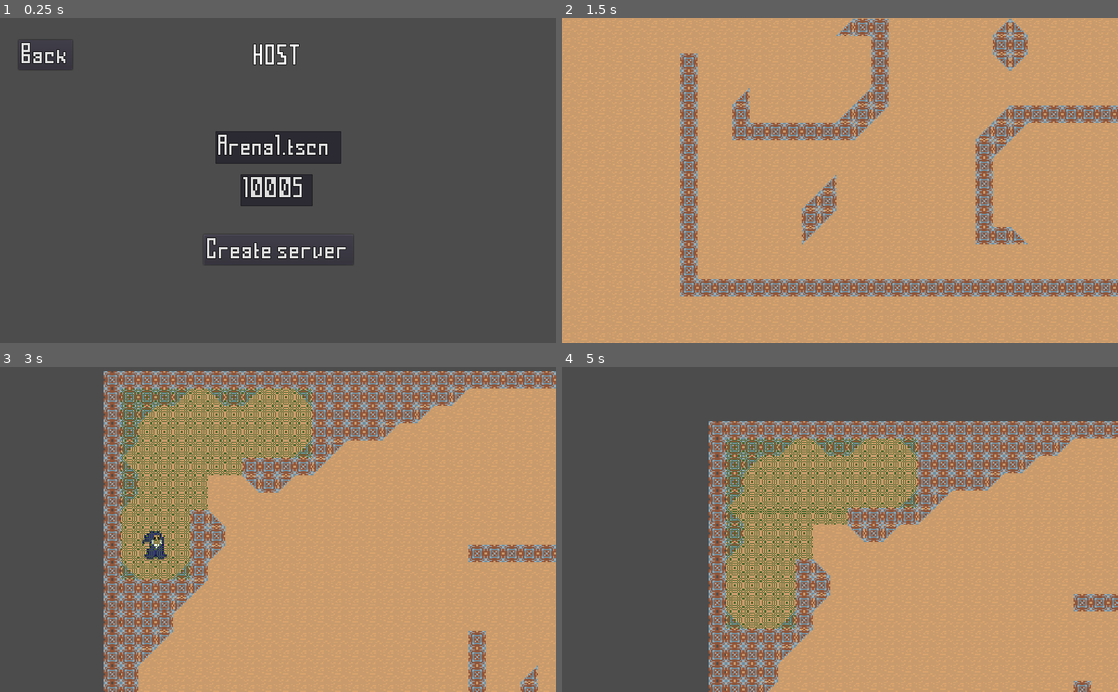
Above: before the commit, frames 1-4 (two rows, left to right).
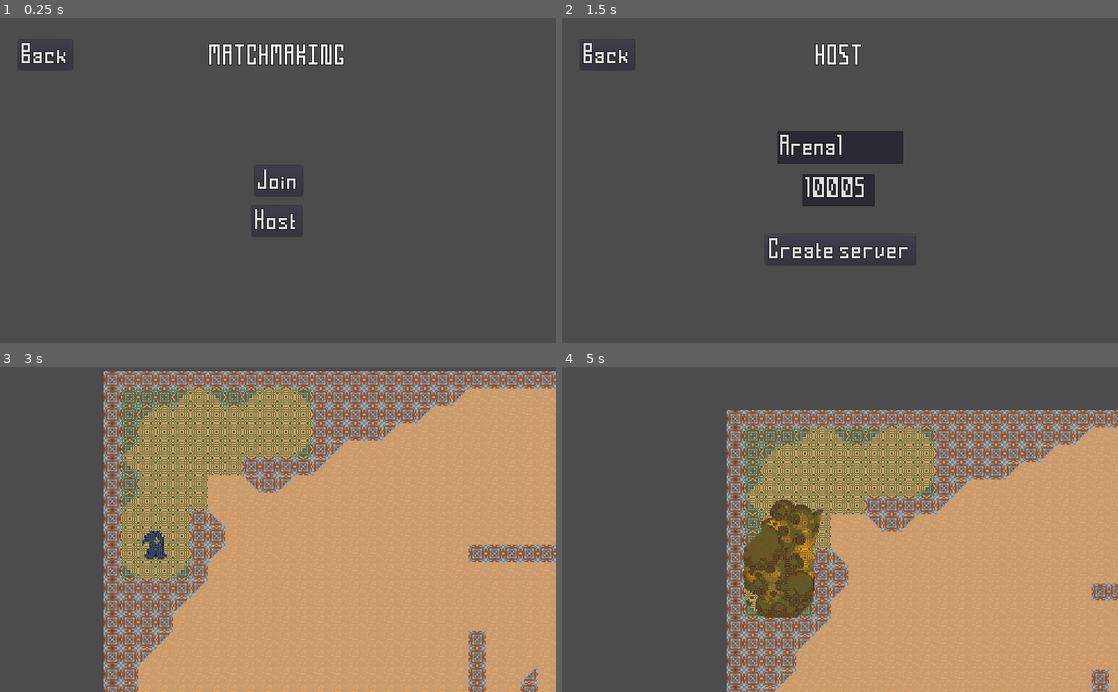
Above: after the commit, the same moments.

Repository: Magorx/olanir-cast
Game: Godot game, scene res://magic/spell_form/area_effect/AreaEffect.tscn
Same seed, same stepped clock (60 frames per second), same inputs: the game is played once before the commit and once after it. This scene is started directly instead of the project's main scene.
Inputs (mouse positions are in pixels of both pictures, inside the frame that each line leads up to):
- Up to frame 1 (0.25 s): no input
- Up to frame 2 (1.5 s): click (840, 248) at 0.5 s, where only the run before the commit has a clickable "Create server"; click (840, 219) at 1.25 s, where only the run after the commit has a clickable "Host"
- Up to frame 3 (3 s): click (278, 597) at 2 s, where only the run after the commit has a clickable "Create server"; tap Enter at 2.75 s; move the mouse to (400, 513) at 2.77 s; press the mouse at (400, 513) at 2.78 s; hold D (move_right) from 2.78 s (still down)
- Up to frame 4 (5 s): move the mouse to (728, 545) at 3.52 s; release D (move_right) at 3.53 s; release the mouse at (728, 545) at 3.53 s; hold S (move_down) 3.53-4.28 s; click (728, 545) at 3.6 s; move the mouse to (895, 458) at 4.27 s; press the mouse at (895, 458) at 4.28 s; hold D (move_right) from 4.28 s (still down)

The runs differ from the first frame. In frame 1, 5.2% of the frame differs, in the area x 36-64%, y 7-77%; in frame 2, 100%, in the area x 0-100%, y 0-100%; in frame 3, less than 0.1%; in frame 4, 25%.

Commit message:
some huge work on multiplayer done

Diff:
--- a/src/actors/creature/Creature.gd
+++ b/src/actors/creature/Creature.gd
@@ -21,20 +21,20 @@
 
 
 func _physics_process(_delta):
-#    print("creat ", self, " ", position, " vel ", velocity)
     var __ = move_and_slide(velocity)
 
 
 func init_states():
     .init_states()
 
-    states["idle"]          = CreatureStateIdle         .new(self, funcref(self, "set_state"))
-    states["move"]          = CreatureStateMove         .new(self, funcref(self, "set_state"))
-    states["move_release"]  = CreatureStateMoveRelease  .new(self, funcref(self, "set_state"))
-    states["move_attack"]   = CreatureStateMoveAttack   .new(self, funcref(self, "set_state"))
-    states["dying"]         = CreatureStateDying        .new(self, funcref(self, "set_state"))
-    states["dead"]          = CreatureStateDead         .new(self, funcref(self, "set_state"))
-    states["spawning"]      = CreatureStateSpawning     .new(self, funcref(self, "set_state"))
+    states["idle"]           = CreatureStateIdle         .new(self, funcref(self, "set_state"))
+    states["move"]           = CreatureStateMove         .new(self, funcref(self, "set_state"))
+    states["move_release"]   = CreatureStateMoveRelease  .new(self, funcref(self, "set_state"))
+    states["move_attack"]    = CreatureStateMoveAttack   .new(self, funcref(self, "set_state"))
+    states["dying"]          = CreatureStateDying        .new(self, funcref(self, "set_state"))
+    states["dead"]           = CreatureStateDead         .new(self, funcref(self, "set_state"))
+    states["spawning"]       = CreatureStateSpawning     .new(self, funcref(self, "set_state"))
+    states["ready_to_spawn"] = CreatureStateReadyToSpawn .new(self, funcref(self, "set_state"))
 
     set_state("idle")
 
--- a/src/actors/creature/states/dead.gd
+++ b/src/actors/creature/states/dead.gd
@@ -32,16 +32,11 @@
 
 
 func next_state():
-    if (timer):
+    if timer:
         timer.queue_free()
         timer = null
 
-    var spawn_area = Game.get_current_level().get_random_spawn_area(unit.team)
-    if not spawn_area:
-        unit.queue_free()
-        return
-
-    spawn_area.spawn_creature(unit)
+    set_state.call_func("ready_to_spawn")
 
 
 func can_proc_input() -> bool:
--- /dev/null
+++ b/src/actors/creature/states/ready_to_spawn.gd
@@ -0,0 +1,44 @@
+extends UnitState
+
+
+class_name CreatureStateReadyToSpawn
+
+
+var timer
+
+
+func _init(unit_, fref_set_state).(unit_, fref_set_state):
+    pass
+
+
+func execute(_delta):
+    var spawn_area = Game.get_current_level().get_random_spawn_area(unit.team)
+    if not spawn_area:
+#        unit.queue_free()
+        return
+
+    spawn_area.spawn_creature(unit)
+
+    set_state.call_func("spawning")
+
+    .execute(_delta)
+
+
+func can_proc_input() -> bool:
+    return false
+
+
+func can_affect_movement() -> bool:
+    return false
+
+
+func can_move() -> bool:
+    return false
+
+
+func can_cast() -> bool:
+    return false
+
+
+func get_cast_level() -> int:
+    return GameInfo.CASTING_LEVEL_DEAD
--- a/src/actors/unit/Unit.gd
+++ b/src/actors/unit/Unit.gd
@@ -21,32 +21,86 @@
 
 var states
 var cur_state: UnitState
+var cur_state_name: String
+
+
+var shared: bool = false
+
+
+# Network =
+
+remote var puppet_position = Vector2(0, 0) setget puppet_position_set
+remote var puppet_velocity = Vector2(0, 0)
+remote var puppet_rotation = 0
+remote var puppet_mouse_position = Vector2(0, 0)
+
+onready var pos_tween = $PuppetPositionTween
+
+# =========
+
+func puppet_position_set(val):
+    puppet_position = val
+
+#    position = puppet_position
+
+    pos_tween.interpolate_property(self, "position", position, puppet_position, 0.1)
+    pos_tween.start()
+
+
+func network_tick_update():
+    if is_network_master():
+        rset("puppet_position", position)
+        rset("puppet_velocity", actual_velocity)
+        rset("puppet_rotation", rotation_degrees)
+        rset("puppet_mouse_position", get_global_mouse_position())
+
 
 func _init():
     init_states()
 
 
-# Called when the node enters the scene tree for the first time.
 func _ready():
     max_velocity *= GameInfo.TILE_SIZE
     $ColorModulator.setup(self)
+
+    var __ = null
+    __ = Network.tickrate_timer.connect("timeout", self, "network_tick_update")
+
+
+func setup(args: Dictionary):
+    position = args["position"]
+    velocity = args["velocity"]
+    rotation_degrees = args["rotation_degrees"]
+
+    set_state(args["state_name"])
+
+
+func get_setup_args() -> Dictionary:
+    var args = {}
+
+    args["position"] = position
+    args["velocity"] = velocity
+    args["rotation_degrees"] = rotation_degrees
+    args["state_name"] = cur_state_name
+
+    return args
 
 
 func _process(delta):
     cur_state.execute(delta)
 
 
-func _physics_process(_delta):
-    actual_velocity = (position - last_tick_position) / _delta
+func _physics_process(delta):
+    actual_velocity = (position - last_tick_position) / delta
     last_tick_position = position
 
     if actual_velocity.length() < GameInfo.MIN_VELOCITY:
         actual_velocity = Vector2(0, 0)
 
-
-func alter_velocity_to(new_velocity):
-    set_velocity(lerp(velocity, new_velocity, GameInfo.SPEED_LERP_COEF))
-
+#    rotation_degrees = lerp_angle(rotation_degrees, puppet_rotation, delta * 8)
+#
+#    if not pos_tween.is_active():
+#        var __ = move_and_slide(puppet_velocity)
 
 func set_velocity(velocity_, force = false):
     if cur_state.can_affect_movement() or force:
@@ -76,7 +130,12 @@
 
 
 func face_towards_mouse():
-    var to_mouse = get_global_mouse_position() - position
+    var to_mouse = Vector2(1, 0)
+    if is_network_master():
+        to_mouse = get_global_mouse_position() - position
+    else:
+        to_mouse = puppet_mouse_position - position
+
     face_towards(to_mouse)
 
 
@@ -86,7 +145,7 @@
 
 # States
 
-func set_state(name):
+remote func set_state(name):
     var state = get_state(name)
     if not state:
         return
@@ -95,9 +154,13 @@
         cur_state.deactivate()
 
     cur_state = state
+    cur_state_name = name
     cur_state.activate()
 
-    print("new active state is [", name, "]")
+    if shared and is_network_master():
+        rpc("set_state", name)
+
+#    print("new active state is [", name, "]")
 
 
 func init_states():
--- a/src/actors/unit/Unit.tscn
+++ b/src/actors/unit/Unit.tscn
@@ -16,3 +16,5 @@
 [node name="AnimatedSprite" type="AnimatedSprite" parent="."]
 
 [node name="ColorModulator" parent="." instance=ExtResource( 1 )]
+
+[node name="PuppetPositionTween" type="Tween" parent="."]
--- a/src/base_scenes/level/Level.gd
+++ b/src/base_scenes/level/Level.gd
@@ -4,11 +4,17 @@
 class_name Level
 
 
-var pk_controller = preload("res://utils/controller/Controller.tscn")
+export var in_game_name: String
+export var team_count: int = 2
+
+
+var teams = []
 
 
 func _ready():
-    pass # Replace with function body.
+    team_count += 1
+    for __ in range(team_count):
+        teams.append([])
 
 
 func add_spawn_area(area_node):
@@ -21,7 +27,6 @@
 func get_spawn_areas(team):
     var ret = []
     for area in $SpawnAreas.get_children():
-        print(area, " ", area.team)
         if area.team == team:
             ret.append(area)
 
@@ -37,17 +42,28 @@
     return areas[rnd]
 
 
-func add_controlled_creature(pk_creature, team=0):
-    var creature = pk_creature.instance()
-    creature.team = team
+func team_autochoice():
+    var team = 1
+    var min_team_size = 1000
 
-    var controller = pk_controller.instance()
+    for i in range(1, team_count):
+        if teams[i].size() < min_team_size:
+            min_team_size = teams[i].size()
+            team = i
 
-    controller.set_controlled(creature)
+    return team
+
+
+func add_creature(creature, team=0):
+    if team >= 0:
+        creature.team = team
+    else:
+        if team == GameInfo.TEAM_AUTOCHOICE:
+            creature.team = team_autochoice()
+
+    teams[creature.team].append(creature)
 
     $Creatures.add_child(creature)
-    $Controllers.add_child(controller)
+    creature.set_state("ready_to_spawn")
 
-    creature.set_state("dead")
-
-    return controller
+    return creature
--- a/src/base_scenes/level/spawn_area/SpawnArea.gd
+++ b/src/base_scenes/level/spawn_area/SpawnArea.gd
@@ -21,8 +21,6 @@
 
 func spawn_creature_final(point, creature: Creature):
     creature.position = point
-    print("point = ", point)
-    creature.set_state("spawning")
 
 
 func spawn_creature(creature):
--- a/src/collection/levels/Arena1.tscn
+++ b/src/collection/levels/Arena1.tscn
@@ -16,6 +16,7 @@
 extents = Vector2( 111, 64.5 )
 
 [node name="Arena1" instance=ExtResource( 1 )]
+in_game_name = "Arena1"
 
 [node name="Back" parent="Tilemaps" index="0"]
 scale = Vector2( 2, 2 )
--- a/src/globals/Game.gd
+++ b/src/globals/Game.gd
@@ -1,4 +1,7 @@
 extends Node
+
+
+signal level_loaded
 
 
 var AVAILABLE_LIGHTNING_Z_INDEX = []
@@ -14,6 +17,9 @@
 func _ready():
     for i in range(GameInfo.MIN_LIGHTNING_Z_INDEX, GameInfo.MAX_LIGHTNING_Z_INDEX):
         AVAILABLE_LIGHTNING_Z_INDEX.append(i)
+
+    current_controller = load("res://utils/controller/Controller.tscn").instance()
+    add_child(current_controller)
 
 
 func get_lightning_z_index():
@@ -37,7 +43,18 @@
     return current_level
 
 
-func load_level(level) -> Level:
+func load_level(name, to_add_extension=true):
+    name = "res://collection/levels/" + name
+    if to_add_extension:
+        name += GameInfo.LEVEL_EXTENSION
+
+    var pk_level = load(name)
+    var __ = set_level(pk_level)
+
+    emit_signal("level_loaded")
+
+
+func set_level(level) -> Level:
     unload_current_level()
 
     if not level:
@@ -54,15 +71,19 @@
     if not current_level:
         return
 
+    current_controller.clear_controlled()
+
     current_level.queue_free()
     current_level = null
 
 
-func add_local_player(team=1):
-    if not current_level:
-        printerr("add_local_player is called when there is no loaded level")
+func set_local_player(player):
+    if not current_controller:
+        printerr("Can't set local player: controller is null")
+        return
 
-    current_controller = current_level.add_controlled_creature(pk_wizard, team)
+    current_controller.set_controlled(player)
+    current_controller.activate()
 
 
 func get_current_controller() -> Controller:
--- a/src/globals/GameInfo.gd
+++ b/src/globals/GameInfo.gd
@@ -24,5 +24,16 @@
 const MAX_SPAWN_ATTEMPTS = 20
 
 
+const TEAM_AUTOCHOICE = -1
+
+
+const LEVEL_EXTENSION = ".tscn"
+
+
+const CREATURES = {
+    "wizard" : preload("res://wizard.tscn")
+   }
+
+
 func _ready():
     pass
--- a/src/globals/Interface.gd
+++ b/src/globals/Interface.gd
@@ -17,7 +17,7 @@
 
 
 func _ready():
-    switch_to("matchmaking_host")
+    switch_to("matchmaking")
 
 
 
--- a/src/globals/Network.gd
+++ b/src/globals/Network.gd
@@ -5,5 +5,166 @@
 const MAX_CLIENTS = 10
 
 
+var server = null
+var client = null
+
+
+var tickrate_timer: Timer = null
+
+
+var unique_runtime_suffix_cnt = 1
+
+
+class SharedNode extends Node:
+    var scene_path: String
+    var node: Node
+    var suffix: String
+    var network_id: int
+    var parent_path: String
+    var setup_args: Dictionary
+
+    var shared: bool = false
+
+    func _init(scene_path_, parent: Node = null, setup_args_: Dictionary = {}):
+        scene_path = scene_path_
+        suffix = Network.unique_suffix()
+        parent_path = parent.get_path()
+        network_id = Network.get_id()
+        setup_args = setup_args_
+
+        node = Network.unique_instance(scene_path, suffix, network_id, parent_path, setup_args)
+
+    func share():
+        if shared:
+            printerr("Tried to share object [", self, "], but it is already shared")
+            return
+
+        if node.has_method("get_setup_args"):
+            setup_args = node.get_setup_args()
+
+        shared = true
+        Network.rpc("unique_instance", scene_path, suffix, network_id, parent_path, setup_args)
+#        Network.get_tree().root.get_node(parent_path).add_child(node)
+        if "shared" in node:
+            node.shared = true
+
+
+func get_id():
+    return get_tree().get_network_unique_id()
+
+
+func unique_suffix():
+    var ret = str(get_tree().get_network_unique_id()) + str(unique_runtime_suffix_cnt)
+    unique_runtime_suffix_cnt += 1
+    return ret
+
+
+func shared_unique_instance(pk_obj, parent: Node = null, setup_args: Dictionary = {}):
+    var suffix = unique_suffix()
+    var parent_path = parent.get_path()
+    var master_id = get_tree().get_network_unique_id()
+
+    rpc("unique_instance", pk_obj, suffix, master_id, parent_path, setup_args)
+    return unique_instance(pk_obj, suffix, master_id, parent_path, setup_args)
+
+
+remote func unique_instance(pk_obj, suffix, id, parent_path=null, setup_args: Dictionary = {}):
+    var obj = load(pk_obj).instance()
+    obj.name += suffix
+    obj.set_network_master(id)
+
+    if parent_path:
+        get_tree().root.get_node(parent_path).add_child(obj)
+
+    if setup_args:
+        obj.setup(setup_args)
+
+    return obj
+
+
 func _ready():
-    pass
+    var __ = null
+    __ = get_tree().connect("connected_to_server", self, "_connected_to_server")
+    __ = get_tree().connect("server_disconnected", self, "_server_disconnected")
+    __ = get_tree().connect("connection_failed", self, "_connection_failed")
+
+    __ = get_tree().connect("network_peer_connected", self, "_network_peer_connected")
+    __ = get_tree().connect("network_peer_disconnected", self, "_network_peer_disconnected")
+
+    tickrate_timer = Timer.new()
+    tickrate_timer.wait_time = 0.03
+    add_child(tickrate_timer)
+    tickrate_timer.start()
+
+
+func create_server(port=null):
+    if not port:
+        port = DEFAULT_PORT
+
+
+    server = NetworkedMultiplayerENet.new()
+    server.create_server(port, MAX_CLIENTS)
+    get_tree().set_network_peer(server)
+
+
+func join_server(ip, port=null):
+    if not port:
+        port = DEFAULT_PORT
+
+    client = NetworkedMultiplayerENet.new()
+    client.create_client(ip, port)
+    get_tree().set_network_peer(client)
+
+
+func _connected_to_server():
+    print("Connected to the server")
+
+
+func _server_disconnected():
+    print("Disconnected from the server")
+
+    Game.unload_current_level()
+
+
+func _connection_failed():
+    print("Connection failed")
+
+
+func _network_peer_connected(id):
+    print("Peer [" + str(id) + "] connected")
+
+    if get_tree().is_network_server():
+        register_player(id)
+        return
+
+    yield(Game, "level_loaded")
+    var _player = instance_player(id)
+
+    Game.set_local_player(Network.instance_player(get_tree().get_network_unique_id()))
+
+
+func register_player(id):
+    rpc_id(id, "load_level", Game.get_current_level().in_game_name)
+    var __ = instance_player(id)
+
+
+func _network_peer_disconnected(id):
+    print("Peer [" + str(id) + "] disconnected")
+
+
+func instance_player(id) -> Creature:
+    var level = Game.get_current_level()
+
+    var creature = GameInfo.CREATURES["wizard"].instance()
+    creature.name += str(id)
+
+    var player = level.add_creature(creature, 1)
+#    var player = level.add_creature(creature, GameInfo.TEAM_AUTOCHOICE)
+    player.set_network_master(id)
+    player.shared = true
+
+    return player
+
+
+remote func load_level(name):
+    Game.load_level(name)
--- a/src/magic/rune/collection/rune_spawn_projectile.gd
+++ b/src/magic/rune/collection/rune_spawn_projectile.gd
@@ -4,7 +4,7 @@
 class_name RuneSpawnProjectile
 
 
-var projectile_type
+var projectile_type: String
 var proj: Projectile
 
 
@@ -21,14 +21,16 @@
     if not .on_cast(caster, position, direction, rune_chain_):
         return false
 
-    proj = projectile_type.instance()
+    var shared_proj = Network.SharedNode.new(projectile_type, caster.get_parent())
+    proj = shared_proj.node
+
     modify_projectile(proj)
 
     var shift = Vector2(0, 0)
     if caster.position == cast_position:
         shift = shift_projectile_from_caster()
 
-    caster.get_parent().add_child(proj)
+#    caster.get_parent().add_child(proj)
 
     var _ign = null
 
@@ -39,6 +41,8 @@
     _ign = proj.connect("expired", self, "on_proj_expired")
 
     proj.on_fire(caster, cast_position + shift, cast_direction)
+
+    shared_proj.share()
 
     return true
 
--- a/src/magic/spell_form/area_effect/AreaEffect.tscn
+++ b/src/magic/spell_form/area_effect/AreaEffect.tscn
@@ -34,7 +34,6 @@
 shadow_item_cull_mask = 533
 
 [connection signal="area_entered" from="." to="." method="_on_AreaEffect_area_entered"]
-[connection signal="area_shape_entered" from="." to="." method="_on_AreaEffect_area_shape_entered"]
 [connection signal="body_entered" from="." to="." method="_on_AreaEffect_body_entered"]
 [connection signal="timeout" from="TickTimer" to="." method="on_effect_tick"]
 [connection signal="timeout" from="ExpireTimer" to="." method="on_lifetime_end"]
--- a/src/magic/spell_form/area_effect/collection/AreaEffectCircle.gd
+++ b/src/magic/spell_form/area_effect/collection/AreaEffectCircle.gd
@@ -1,7 +1,7 @@
 # this is just an example of what area could be
 extends AreaEffect
 
-const energy_bolt = preload("res://magic/spell_form/projectile/collection/EnergyBalt.tscn")
+const energy_bolt = "res://magic/spell_form/projectile/collection/EnergyBalt.tscn"
 
 
 export var radius: float = 5
--- a/src/magic/spell_form/projectile/Projectile.gd
+++ b/src/magic/spell_form/projectile/Projectile.gd
@@ -19,19 +19,33 @@
 
 # Called when the node enters the scene tree for the first time.
 func _ready():
+    deactivate()
+
     $ExpireTimer.set_wait_time(live_time)
     $ExpireTimer.start()
 
-    pass # Replace with function body.
+
+func init_states():
+    .init_states()
+
+    states["idle"] = ProjectileStateIdle.new(self, funcref(self, "set_state"))
+    set_state("idle")
 
 
 func _process(_delta):
-    look_at(position + velocity)
+    if is_network_master():
+        look_at(position + velocity)
+    else:
+        look_at(puppet_position + puppet_velocity)
 
 
 # Called every frame. 'delta' is the elapsed time since the previous frame.
 func _physics_process(delta):
     var collision = move_and_collide(velocity * delta)
+
+    if not is_network_master():
+        return
+
     if collision:
         if collision is Unit:
             on_hit_unit(collision.get_collider() as Unit)
@@ -39,41 +53,71 @@
         on_hit(collision)
 
 
+func activate():
+    active = true
+    $CollisionShape2D.set_deferred("disabled", false)
+
+
+func deactivate():
+    velocity = Vector2(0, 0)
+    active = false
+    $CollisionShape2D.set_deferred("disabled", true)
+
+
 func on_fire(caster_, position_ : Vector2, direction : Vector2):
     caster = caster_
 
     position = position_
     velocity = direction.normalized() * max_velocity
+    actual_velocity = velocity
     look_at(position + velocity)
+
+    activate()
+
+    set_state("idle")
 
     emit_signal("fired")
 
 
 func stop():
     velocity = Vector2(0, 0)
-    active = false
-    $CollisionShape2D.set_deferred("disabled", true)
+    deactivate()
 
 
-func on_hit(collision: KinematicCollision2D):
+remote func on_hit(collision: KinematicCollision2D):
+    if is_network_master():
+        rpc("on_hit", collision)
+    else:
+        position = puppet_position
+
     emit_signal("hit", collision)
-
     on_expire()
 
 
-func on_hit_unit(unit: Unit):
+remote func on_hit_unit(unit: Unit):
+    if is_network_master():
+        rpc("on_hit_unit")
+    else:
+        position = puppet_position
+
     emit_signal("hit_unit", unit)
 
+
+remote func on_lifetime_expire():
+    if is_network_master():
+        rpc("on_lifetime_expire")
+
+    emit_signal("lifetime_expired")
     on_expire()
 
 
-func on_lifetime_expire():
-    emit_signal("lifetime_expired")
+remote func on_expire():
+#    if is_network_master():
+#        rpc("on_expire")
 
-    on_expire()
+    emit_signal("expired")
+    if is_network_master():
+        rpc("destroy")
 
-
-func on_expire():
-    emit_signal("expired")
-
+remotesync func destroy():
     queue_free()
--- a/src/magic/spell_form/projectile/collection/EnergyBalt.gd
+++ b/src/magic/spell_form/projectile/collection/EnergyBalt.gd
@@ -1,19 +1,8 @@
 extends Projectile
 
 
-# Declare member variables here. Examples:
-# var a = 2
-# var b = "text"
-
-
-# Called when the node enters the scene tree for the first time.
 func _ready():
-    pass # Replace with function body.
-
-
-func on_fire(caster, position_ : Vector2, velocity_ : Vector2):
-    .on_fire(caster, position_, velocity_)
-    $AnimatedSprite.play("idle")
+    pass
 
 
 func on_expire():
--- /dev/null
+++ b/src/magic/spell_form/projectile/states/idle.gd
@@ -0,0 +1,15 @@
+extends UnitState
+
+
+class_name ProjectileStateIdle
+
+
+func _init(unit_, fref_set_state).(unit_, fref_set_state):
+    pass
+
+
+func execute(_delta):
+    if not executed:
+        unit.get_node("AnimatedSprite").play("idle")
+
+    .execute(_delta)
--- a/src/menus/matchmaking_host/MatchmakingHost.gd
+++ b/src/menus/matchmaking_host/MatchmakingHost.gd
@@ -6,13 +6,16 @@
 
 
 func _on_CreateServerButton_pressed():
-    load_level($LevelNameLineEdit.text)
+    var port = $PortLineEdit.text
+    if port.is_valid_integer():
+        port = int(port)
+    else:
+        port = null
 
+    Game.load_level($LevelNameLineEdit.text)
 
-func load_level(name):
-    var pk_level = load("res://collection/levels/" + name)
+    Network.create_server(port)
 
-    Game.load_level(pk_level)
-    Game.add_local_player()
+    Game.set_local_player(Network.instance_player(get_tree().get_network_unique_id()))
 
     Interface.switch_to("ingame_hud")
--- a/src/menus/matchmaking_host/MatchmakingHost.tscn
+++ b/src/menus/matchmaking_host/MatchmakingHost.tscn
@@ -58,7 +58,7 @@
 margin_right = 117.0
 margin_bottom = 28.2
 grow_horizontal = 2
-text = "Arena1.tscn"
+text = "Arena1"
 max_length = 16
 expand_to_text_length = true
 placeholder_text = "level name"
--- /dev/null
+++ b/src/menus/matchmaking_join/MatchmakingJoin.gd
@@ -0,0 +1,27 @@
+extends TemplateMenu
+
+
+func _ready():
+    var __ = get_tree().connect("connected_to_server", self, "_connected_to_server")
+
+
+func _on_ConnectButton_pressed():
+    var ip = $IpLineEdit.text
+    var port = $PortLineEdit.text
+
+    if not ip or not port:
+        print("no ip or port entered")
+        return
+
+    if port.is_valid_integer():
+        port = int(port)
+    else:
+        port = null
+
+    Network.join_server(ip, port)
+
+    Interface.switch_to("ingame_hud")
+
+
+func _connected_to_server():
+    print("Connected!")
--- a/src/menus/matchmaking_join/MatchmakingJoin.tscn
+++ b/src/menus/matchmaking_join/MatchmakingJoin.tscn
@@ -1,9 +1,13 @@
-[gd_scene load_steps=3 format=2]
+[gd_scene load_steps=4 format=2]
 
 [ext_resource path="res://menus/template/Template.tscn" type="PackedScene" id=1]
 [ext_resource path="res://resources/shortcuts/choose_native.tres" type="ShortCut" id=2]
+[ext_resource path="res://menus/matchmaking_join/MatchmakingJoin.gd" type="Script" id=3]
 
 [node name="MatchmakingJoin" instance=ExtResource( 1 )]
+
+[node name="Control" parent="." index="0"]
+script = ExtResource( 3 )
 
 [node name="TitleLabel" parent="Control" index="1"]
 text = "join"
@@ -18,7 +22,7 @@
 margin_right = 108.0
 margin_bottom = 30.2
 grow_horizontal = 2
-text = "192.168.0.0"
+text = "192.168.1.37"
 max_length = 16
 expand_to_text_length = true
 placeholder_text = "server ip"
@@ -57,3 +61,8 @@
 enabled_focus_mode = 0
 shortcut = ExtResource( 2 )
 text = "Connect"
+__meta__ = {
+"_edit_use_anchors_": false
+}
+
+[connection signal="pressed" from="Control/ConnectButton" to="Control" method="_on_ConnectButton_pressed"]
--- a/src/project.godot
+++ b/src/project.godot
@@ -55,6 +55,11 @@
 "path": "res://actors/creature/states/move_release.gd"
 }, {
 "base": "UnitState",
+"class": "CreatureStateReadyToSpawn",
+"language": "GDScript",
+"path": "res://actors/creature/states/ready_to_spawn.gd"
+}, {
+"base": "UnitState",
 "class": "CreatureStateSpawning",
 "language": "GDScript",
 "path": "res://actors/creature/states/spawning.gd"
@@ -78,6 +83,11 @@
 "class": "Projectile",
 "language": "GDScript",
 "path": "res://magic/spell_form/projectile/Projectile.gd"
+}, {
+"base": "UnitState",
+"class": "ProjectileStateIdle",
+"language": "GDScript",
+"path": "res://magic/spell_form/projectile/states/idle.gd"
 }, {
 "base": "Reference",
 "class": "Rune",
@@ -144,11 +154,13 @@
 "CreatureStateMove": "",
 "CreatureStateMoveAttack": "",
 "CreatureStateMoveRelease": "",
+"CreatureStateReadyToSpawn": "",
 "CreatureStateSpawning": "",
 "Damage": "",
 "DamageNumber": "",
 "Level": "",
 "Projectile": "",
+"ProjectileStateIdle": "",
 "Rune": "",
 "RuneCastNext": "",
 "RuneChain": "",
@@ -171,8 +183,8 @@
 [autoload]
 
 GameInfo="*res://globals/GameInfo.gd"
+Network="*res://globals/Network.gd"
 Game="*res://globals/Game.gd"
-Network="*res://globals/Network.gd"
 Interface="*res://globals/Interface.gd"
 
 [display]
--- a/src/utils/controller/Controller.gd
+++ b/src/utils/controller/Controller.gd
@@ -6,7 +6,7 @@
 
 var controlled: Unit
 
-var active: bool = true
+var active: bool = false
 
 # Called when the node enters the scene tree for the first time.
 func _ready():
@@ -32,6 +32,11 @@
     controlled = unit
 
 
+func clear_controlled():
+    controlled = null
+    active = false
+
+
 func activate():
     active = true
 
--- a/src/wizard.gd
+++ b/src/wizard.gd
@@ -1,7 +1,7 @@
 extends Creature
 
 
-const energy_bolt = preload("res://magic/spell_form/projectile/collection/EnergyBalt.tscn")
+const energy_bolt = "res://magic/spell_form/projectile/collection/EnergyBalt.tscn"
 const circle_area = preload("res://magic/spell_form/area_effect/collection/AreaEffectCircle.tscn")
 
 
